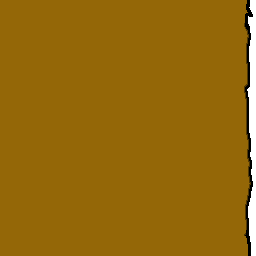
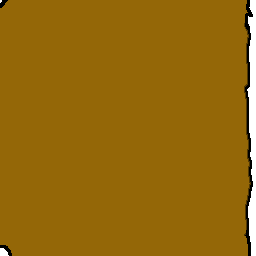
Before/after of a 256×256 layered artwork. What changed in the layer stack:
moved "N3XR" above "N3XD12", painted on it over [0, 0, 12, 256]
